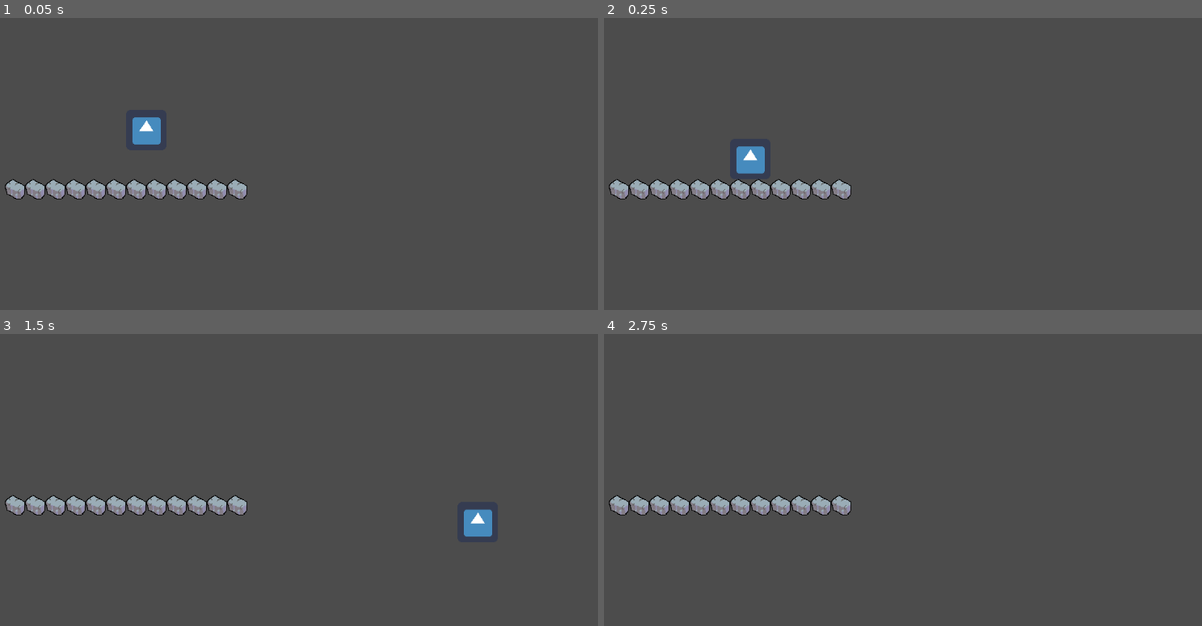
Above: before the commit, frames 1-4 (two rows, left to right).
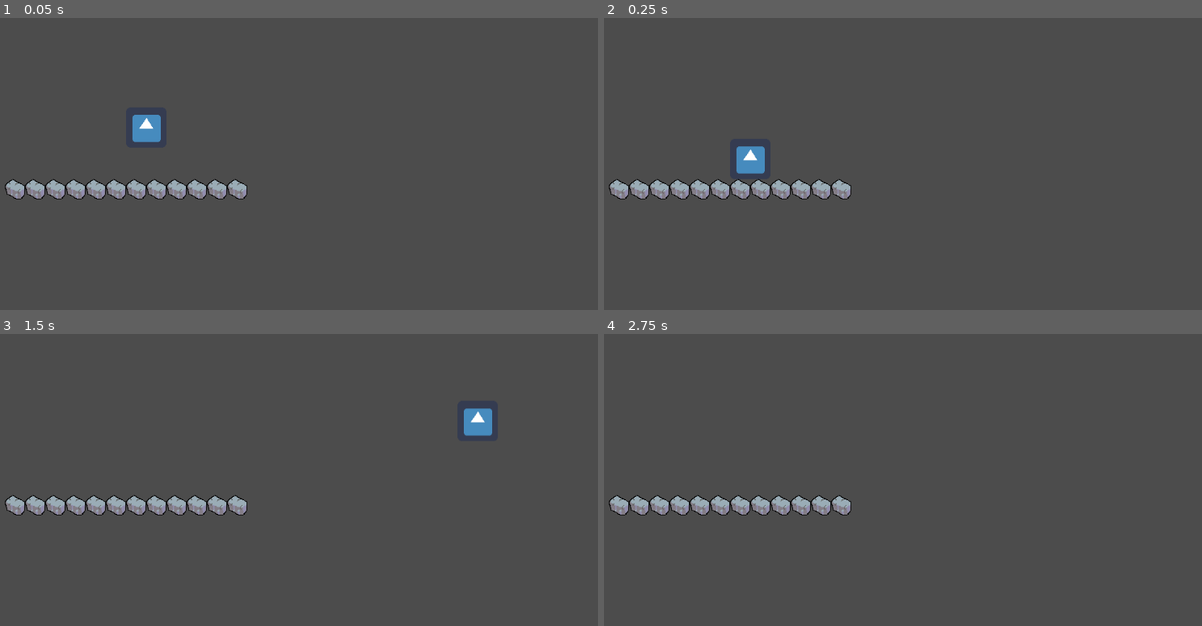
Above: after the commit, the same moments.

Repository: Tiggles/Github-Gameoff-2019
Game: Godot game, scene res://Main.tscn
Two runs of this game, one before a commit and one after it. Both use one fixed random seed, a clock stepped at 60 frames per second and the inputs below. The engine's default icon, where the game draws it, is replaced by a stand-in: a white triangle on a blue panel in a dark square.
Inputs:
- Up to frame 1 (0.05 s): no input
- Up to frame 2 (0.25 s): no input
- Up to frame 3 (1.5 s): tap Enter at 0.5 s; hold Right (ui_right) from 0.53 s (still down); tap Up (ui_up) at 0.77 s
- Up to frame 4 (2.75 s): tap Up (ui_up) at 1.52 s; release Right (ui_right) at 2.03 s; hold Left (ui_left) from 2.03 s (still down)

The runs differ from the first frame. In frame 1, 0.1% of the frame differs, in the area x 22-27%, y 33-44%; in frame 2, nothing differs; in frame 3, 0.9%, in the area x 77-83%, y 25-70%; in frame 4, nothing differs.

Commit message:
Fancy GDLang usage & better falling speed

Diff:
--- a/GGGG/Player.gd
+++ b/GGGG/Player.gd
@@ -12,7 +12,7 @@
 # FIXME: find better name
 export var movement_acceleration: int = 60
 export var max_fall_speed: int = 500
-export var fall_acceleration: int = 100
+export var fall_acceleration: int = 60
 
 # Jumping
 var can_jump: bool = false
@@ -29,9 +29,7 @@
 func get_input(delta: float) -> void:
 		# Is touching wall or floor
 	var is_touching = self.is_on_floor() or self.is_on_wall()
-	var curr_mvmt_accl = movement_acceleration
-	if !is_touching:
-		curr_mvmt_accl = curr_mvmt_accl / 2
+	var curr_mvmt_accl = movement_acceleration if is_touching else movement_acceleration / 2
 
 	if Input.is_action_pressed("ui_right"):
 		velocity.x = max(min(velocity.x + curr_mvmt_accl, max_movement_speed), -max_movement_speed)
